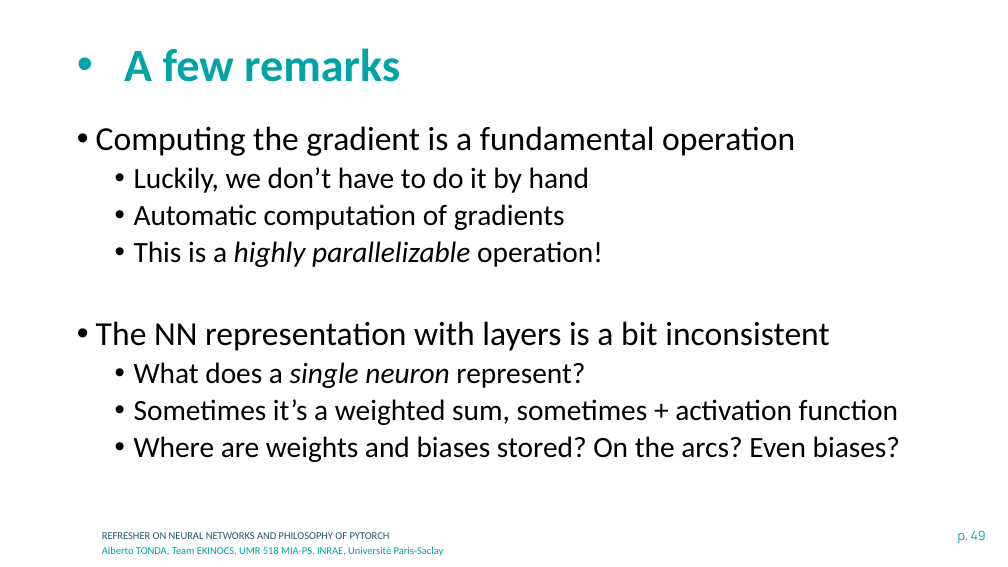
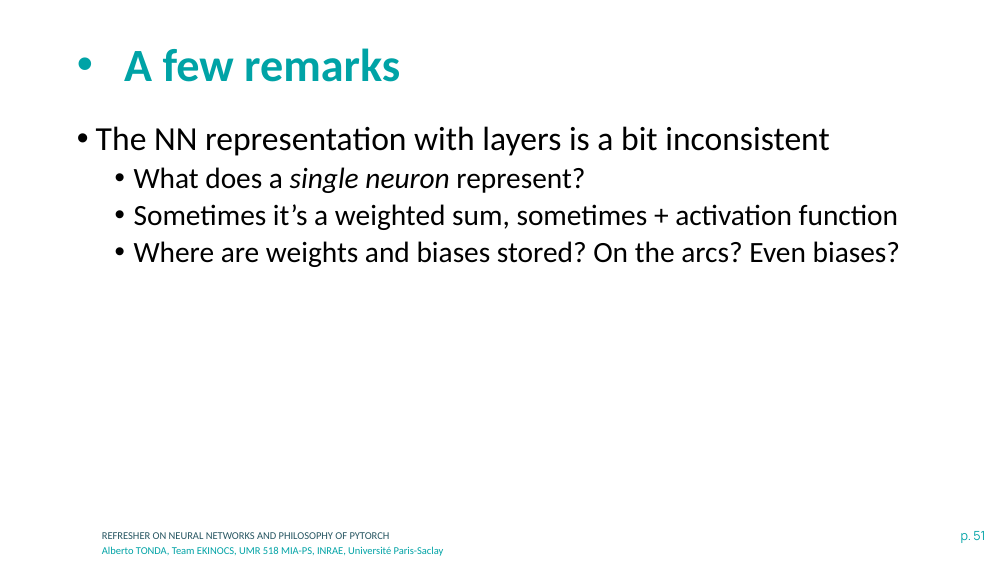
Before and after one commit to albertotonda/teaching, a slide deck: slide 51 of deep-learning-in-practice-with-pytorch/1-neural-networks-and-pytorch.pptx (slide 49 before the commit). Drawn at 1008x567 pixels with LibreOffice and Linux fonts; fonts in the diff are those of the drawing; background and template pictures are left out. Boxes give left, top, right and bottom in pixels: in the first picture for what was removed or moved away, otherwise in the second. Text is boxed around its words. In the diff, an @@ line names an element or a change of style, - is before the commit and + after.

```diff
--- a/deep-learning-in-practice-with-pytorch/1-neural-networks-and-pytorch.pptx
+++ b/deep-learning-in-practice-with-pytorch/1-neural-networks-and-pytorch.pptx
@@ text at bbox=[96, 126, 795, 267]: paragraphs removed @@
-• Computing the gradient is a fundamental operation
-  • Luckily, we don’t have to do it by hand
-  • Automatic computation of gradients
-  • This is a highly parallelizable operation!
@@ page number at bbox=[961, 531, 985, 543]: text changed @@
-p. 49
+p. 51
```
Also in this commit, not shown: 4 slides added, 25 other files.
